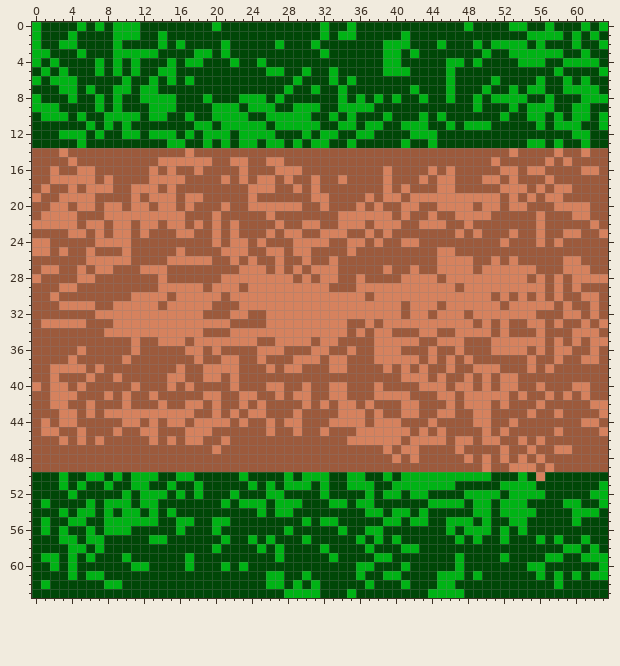
One commit to this pixel-art sprite: img/tiles/horizontal_path.png. The picture above is the old version.
The file is 64x64 pixels. Colours within 5 levels of each other are drawn and written as one.
The same view after the edit:
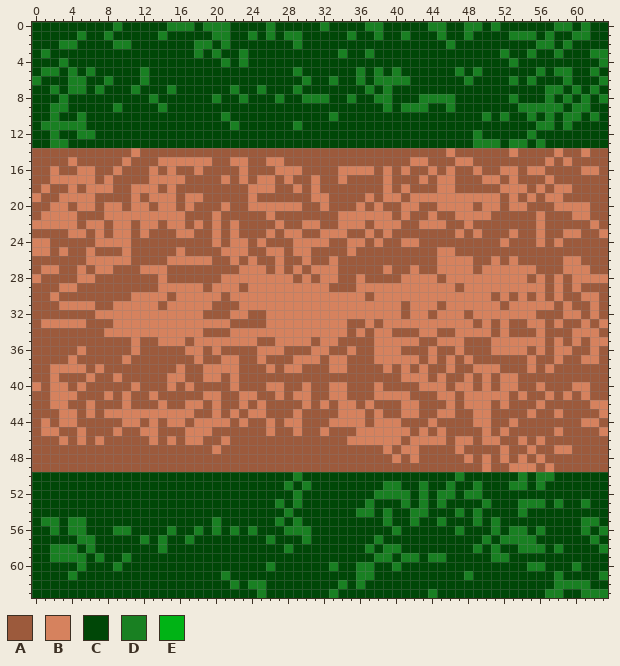
Palette (. is transparent): A #9c5a3c  B #d6825e  C #004707  D #198022  E #00b315
The edit:
@@ x 0..63 @@
- 0 ECCCCECECEEECCCCCCCCECCCCCCCCCCCECCECCCCCCCCCCCCECCCCEECCECCCECE
- 1 ECCCECCCCEEECCECCCCCCCCCCCCCCCCCECEECCCCCECCCCCCCCCCCCCEEEECECEC
- 2 ECCEECCCCECCCCECECCCCECCCCCECCCECCCCCCCEEECCCECCCECEEEECECCCECCE
- 3 EECCCECCCEEEEECCCCEECECCCCCCCCCCECCCCCCEECECCCCCCCECCEEEEEECCECC
- 4 ECECCCCECECECCCECEECCCECCECCCCCCCCCCCCCEECCCCCEECECCCCEEECCEEEEC
- 5 CECECCCECECECCEECCCCCCCCCCEECCECCECCCCCEEECCCCECCCCCCCCCCCECCCCE
- 6 ECEEECCCCCECCECECECCCCCCCCCCCECCCECECCCCCCCCCCECCCCECCCCECCECECC
- 7 CCCEECECCEECEECCCCCCCCCCCCCCECCECCECCCCCCCECCCECCCECCECEECCEEEEC
- 8 ECCCECCECECCEEEECCCECCCEEECECCCCCCECECECECCECCECCECEEEECCECCCEEE
- 9 EEECCCCECECCCEEECCCCEEECEEECCEEECCEEEECCCCCCCCCCCECCCECEEECCEECC
-10 CEEECECCEEEECEECCECCEEEECCEEEEECCECECCCECCCECECCCCCCECCEECECEECE
-11 CCCCCCECECECCCCCCCEECEEEEECEEEEECCEECEECCEEECCECEEECCCCCECEEECCE
-12 CCCEEECECCEECEEECECEEECEEEECCCECEECCEECCCCEEECCCCCCCCCCCCCCCEECC
-13 CCCCCECCCCCCCCCEECCECECEECEECECEECCECCCCCECCECCCCCCCCCCEECECCECC
-14 AAABAAAAAAAAAAAAABAAAAAAAAAAAAAAAAAAAAAAAAAAAAAAAAAAABAAAABAABAA
-15 AAAABAAAAAAAAABBBBBBAABBAABBAAAAAAAAAAAAAAAAAAAAAAABAAAAABABAAAA
-16 AABAABBAAAAAABABAABAAAABAAABBBAAAAAAAAABAAAABABAAAAABBABBAAAABBA
+ 0 CCCCCCCCCDCCCCCDDDCDDDCCCCDCCCCCDCCCCDDCCCCCDDCCDDCDCCCCCCDDCDCC
+ 1 CCCCCDCCDCCCCCDCCCCCDDCCDCDCDDCCCCCDCCDCCDCCCDCCDCCCCDDDCDCCDDCC
+ 2 CCCDDCCCCDDCCCCCCCDDCDCCCCCCCDCCCCCCCCCCCCCCCCDCCCCCCCCCDDCDCCCC
+ 3 CDCCCCCCCCCCCCCCCCDCDCCDCCCCCCCCCCDCCDCCCCCCCCCCCCCCDCCDCCDCCCDD
+ 4 CCCDCCCCCCCCCCCCCCCCCDCDCCCCCCCCCCCCCCCCCCCCCCCCCCCCCDCCCCCCCCCD
+ 5 CDDCDCDCCCCCDCCCCCCCCCCCCCCCCDCCCCCCDCDCDCCCCCCDCDCCCCCCDCDDCCDC
+ 6 DCCCDDCCDCCCDCCCCCCCCCCCCCCCCCDCCDCCDCDDDDCCCCCCDCCCCDCDCCCDCCCD
+ 7 CCDCDDCDCCCDCCCDCCCCCCDCCDCCCDCCCCCCCDCDCCCCCCCCCCCCCCCCCDDCDCDC
+ 8 CCCDCCCCCCCCCDCCCCCCDCCDCCCDCCDDDCCDCCDDCCCDDDDCCCCCCDCCCDCDCDCD
+ 9 CCDDCCCCCDCCCCDCCCCCCCCCCCCCCCCCCCCCCCCDCDDDCCDCCCCCCCDDDDDCDDCC
+10 CCDCCDCCCCCCCCCCCCCCCDCCCCCCCCCCCDCCCCCCCCCCCCCCCCDCDCCDCDCDDCDC
+11 CDDDDDCCCCCCCCCCCCCCCCDCCCCCCDCCCCCCCCCCCCCCCCCCCCCCCCCCDDCDCCCC
+12 CCDCCDDCCCCCCCCCCCCCCCCCCCCCCCCCCCCCCCCCCCCCCCCCCDCCCCCDCCCCCCCC
+13 CCDDCCCCCCCCCCCCCCCCCCCCCCCCCCCCCCCCCCCCCCCCCCCCCDDDCDDCDCCCCCCC
+14 AAAAAAAAAAABAAAAAAAAAAAAAAAAAAAAAAAAAAAAAAAAAABAAAAAABAAAABAABAA
+15 AAAABAAAAABAAABBBBBBAABBAABBAAAAAAAAAAAAAABBAAABBAAAAAAAABABAAAA
+16 AABAABBAABAAABABAABAAAABAAABBBAAAABBBBABABAABABAABAABBABBAAAABBA
 17 AABBBBBABAAAABBBBAAAABABABBABAABAABAAAABAAABABBAAABBABAAABAAAAAA
@@ x 0..63 @@
 49 AAAAAAAAAAAAAAAAAAAAAAAAAAAAAAAAAAAAAAAAAAAAAAAAAABAABBBABAAAAAA
-50 CCCECCEECECEEECCEECCCCCECCCCECEEECCEECCECEEEEEEEEEECCCECBCCCCCCC
-51 CCCECECCECCEECCECCECCCCCECECEEECECCEEECCEEEEEEECCCCCEEEECCCCCCCE
-52 CCCCECCCCCECEEECECECCCECCCEECCCCECCCCECEECEECCCCEEEECEEEECCCCCEE
-53 CECCCCECEEECEECCCCCCCECEEECEEECCCEECEECCCCCCEEEECEECEEECCCCEECCE
-54 CCCECEECECEECECECCCCCCCCCECEECCCCCCCCEECEECECCCCCEECEEEECCCCEEEC
-55 CECCEECCEEEEEECCEECCEECCCCCCCCECEECCCCCEECEECCEEECECCEECCCCCECCC
-56 CECECCECEEECCCCCECCCECCCCCCCECCCCCECCEECCCCCCCECEEECECECCCCCCCCC
-57 CCCEECEECCCCCEECCCCCCECCECECCCECCCCCECECECCCCCCECECCECCCECECCECC
-58 CCCCEECECCCCCCCCCCCCECCCCECECCCCECCCCECCCEECCCCCCCCCCCCCCCCEECEC
-59 CEECECECCCECCCCCCECCCCCCCCCECCCCCECCCCEECCCCCCCECCCCECCCCEECCEEE
-60 CCECECCCCCCEECCCCECCCECECCCCCCCCCCCCEECCCECCCCCECCCCCCCEECCCCCCE
-61 CCCCECEECCCCCCCCCCCCCCCCCCEECCECCCCCECCEECCCCEEECECCCCCCECECECEE
-62 CECCCCCCEECCCCCCCCCCCCCCCCEECECECCCCCECCCECCCEECCCCCCCCCCCECCCCC
-63 CCCCCCCCCCCCCCCCCCCCCCCCCCCCEEEECCCECCCCCCCCEEEECCCCCCCCCCCCCCCC
+50 CCCCCCCCCCCCCCCCCCCCCCCCCCCCCDCCCCCCCCCCCCCCCCCDCCCCCCDCDDCCCCCC
+51 CCCCCCCCCCCCCCCCCCCCCCCCCCCCDCDCCCCCCCCDDCCDCCDCCDCCCDDCDCCCCCCC
+52 CCCCCCCCCCCCCCCCCCCCCCCCCCCCCDCCCCCCCCDDDDCDCDDCDDCCCCCCCCCCCCCC
+53 CCCCCCCCCCCCCCCCCCCCCCCCCCCDCDCCCCCCCDCCCDCDCDCCCCDCCCDDDCDCCDCC
+54 CCCCCCCCCCCCCCCCCCCCCCCCCCCCDCCCCCCCDDCDCCDDCCCDCDCCCCDCCCCCCCCC
+55 CDDCDDCCCCCCCCCCCCCCDCCCCCCDCDCCCCCCCCCDCCDCCDCCCDCDCCCCCCCCCDDC
+56 CCDCDDCCCDDCCCCDCCDCDCDCDCCCDDDCCCCCCCCCDCCCCCCDCCCDCDDCDCCCCDCD
+57 CCCCCDDCCCCCDCDCCDCCCCCCCCDCCCDCCCCCCCDCCCCCCCCCCCDCDDDDCCCCCCDC
+58 CCDDDCDCCCCCCCDCCCCCCCCCCCCCDCCCCCCCCDCDDCCCCCCCCDCDCCDDDCDCCCCD
+59 CCDDDDCDCCDCCCCCCCCCCCCCCCCCCCCCCCCCCCDDCDDCDDCCCCCDDCCCCCCCCCCC
+60 CCCCCDCCCDCCCCCCCCCCCCCCCCDCCCCCCDCCDDCCDCCCCCCCCCCCCCCDDCCCDCCC
+61 CCCCDCCCCCCCCCCCCCCCCDCCCCCCCCCCCCCCDDCCCCCCCCCCDCCCCCCCCCDCCCCD
+62 CCCCCCCCCCCCCCCCCCCCCCDCDDCCCCCCCCDCDCCCCCCCCCCCCCCCCCCCCCDDDDCC
+63 CCCCCCCCCCCCCCCCCCCCCCCCCDCCCCCCCDCCCCCCCCCCDCCCCCCCCCCCCDDCCDDD
